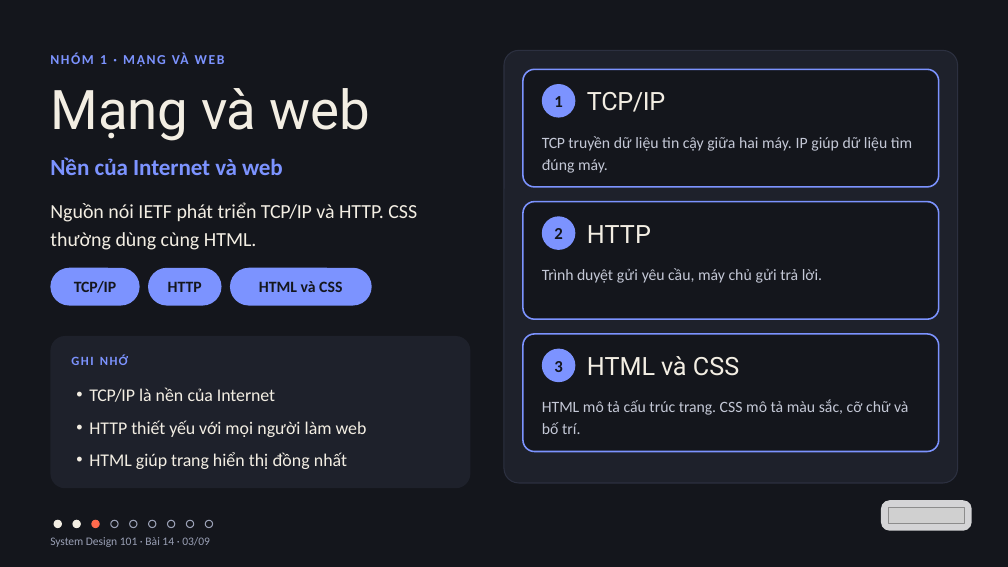
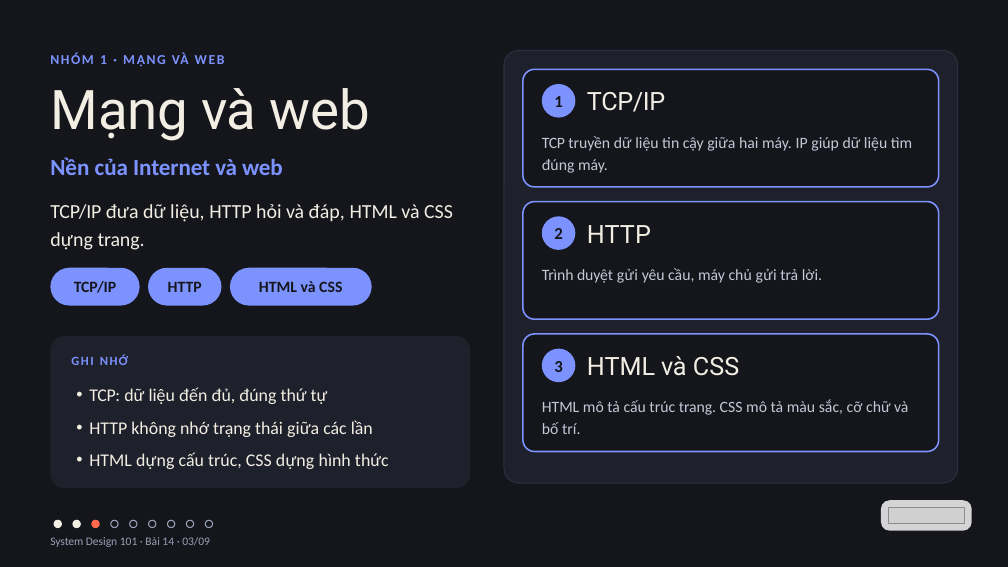
Before and after one commit to vohoailinh90/tool-marketing-studio, a slide deck: slide 3 of system-design-101/vi/lessons/sd-10-014/slides/sd-10-014.pptx. Drawn at 1008x567 pixels with LibreOffice and Linux fonts; fonts in the diff are those of the drawing; grey boxes stand for pictures. Boxes give left, top, right and bottom in pixels: in the first picture for what was removed or moved away, otherwise in the second. Text is boxed around its words. In the diff, an @@ line names an element or a change of style, - is before the commit and + after.

```diff
--- a/system-design-101/vi/lessons/sd-10-014/slides/sd-10-014.pptx
+++ b/system-design-101/vi/lessons/sd-10-014/slides/sd-10-014.pptx
@@ text at (x1=50, y1=204, x2=453, y2=250): text changed @@
-Nguồn nói IETF phát triển TCP/IP và HTTP. CSS thường dùng cùng HTML.
+TCP/IP đưa dữ liệu, HTTP hỏi và đáp, HTML và CSS dựng trang.
@@ text at (x1=89, y1=387, x2=389, y2=469): text changed @@
-• TCP/IP là nền của Internet
-• HTTP thiết yếu với mọi người làm web
-• HTML giúp trang hiển thị đồng nhất
+• TCP: dữ liệu đến đủ, đúng thứ tự
+• HTTP không nhớ trạng thái giữa các lần
+• HTML dựng cấu trúc, CSS dựng hình thức
```
Also in this commit, not shown: 7 other slides changed, 4 other files.
